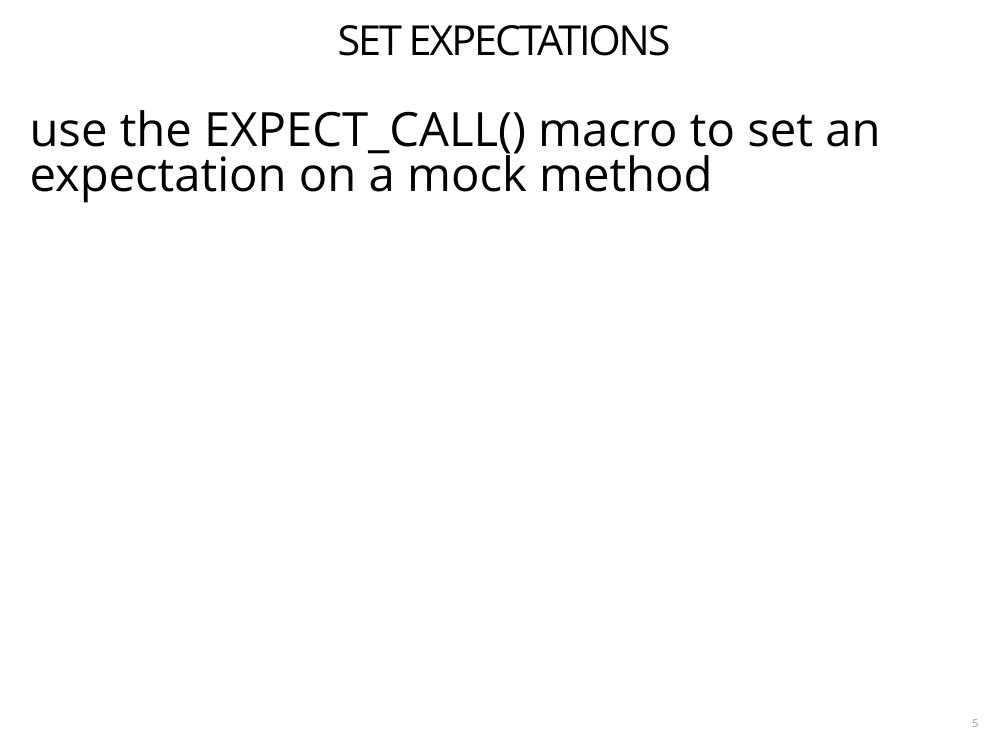
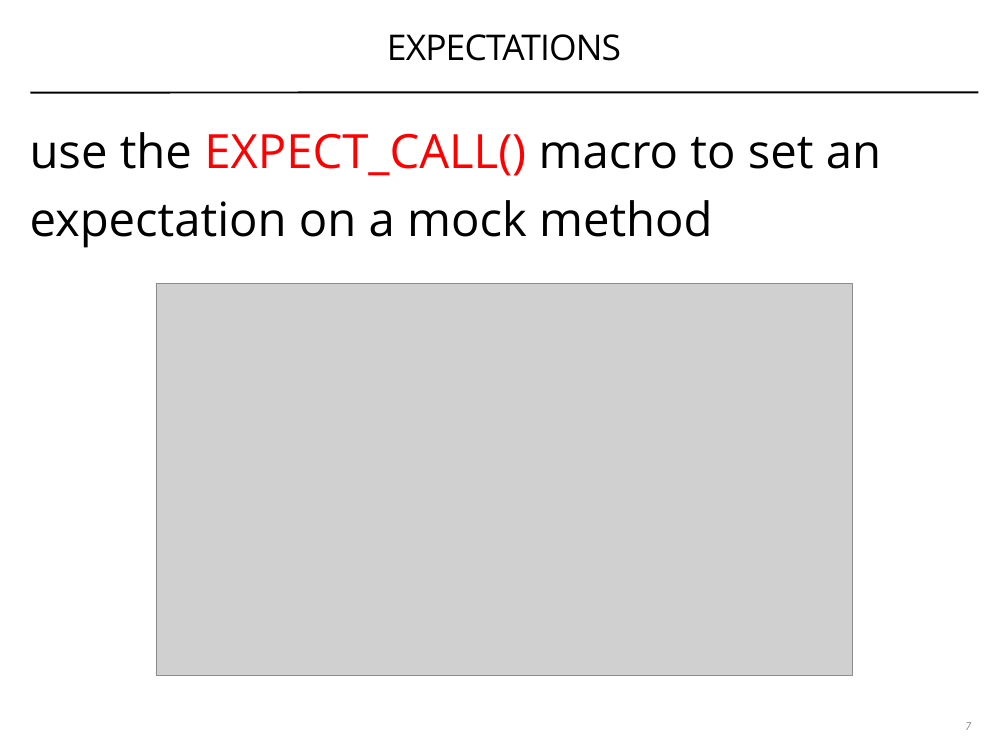
Before and after one commit to coney/cpp-unit-testing, a slide deck: slide 7 of .slides/02-stubs-and-mocks.pptx (slide 5 before the commit). Drawn at 1008x756 pixels with LibreOffice and Linux fonts; fonts in the diff are those of the drawing; grey boxes stand for pictures. Boxes give left, top, right and bottom in pixels: in the first picture for what was removed or moved away, otherwise in the second. Text is boxed around its words. In the diff, an @@ line names an element or a change of style, - is before the commit and + after.

```diff
--- a/.slides/02-stubs-and-mocks.pptx
+++ b/.slides/02-stubs-and-mocks.pptx
@@ title at (387, 34, 621, 61): text changed; size 42 to 36 pt @@
-SET EXPECTATIONS
+EXPECTATIONS
@@ text "use the EXPECT_CALL() macro to ..." at (30, 132, 881, 248): text colour #000000 to #FF0000 in "EXPECT_CALL()"; indent changed; line spacing 0.8 to 1.2 @@
@@ line added from (30, 93) to (979, 92), #000000 2 pt @@
@@ picture added at (156, 283, 852, 676) @@
@@ page number at (965, 722, 971, 730): text changed; text colour #929396 to #808184; italic on @@
-5
+7
```
Also in this commit, not shown: 5 other slides changed, 11 slides added, 4 slides removed.
